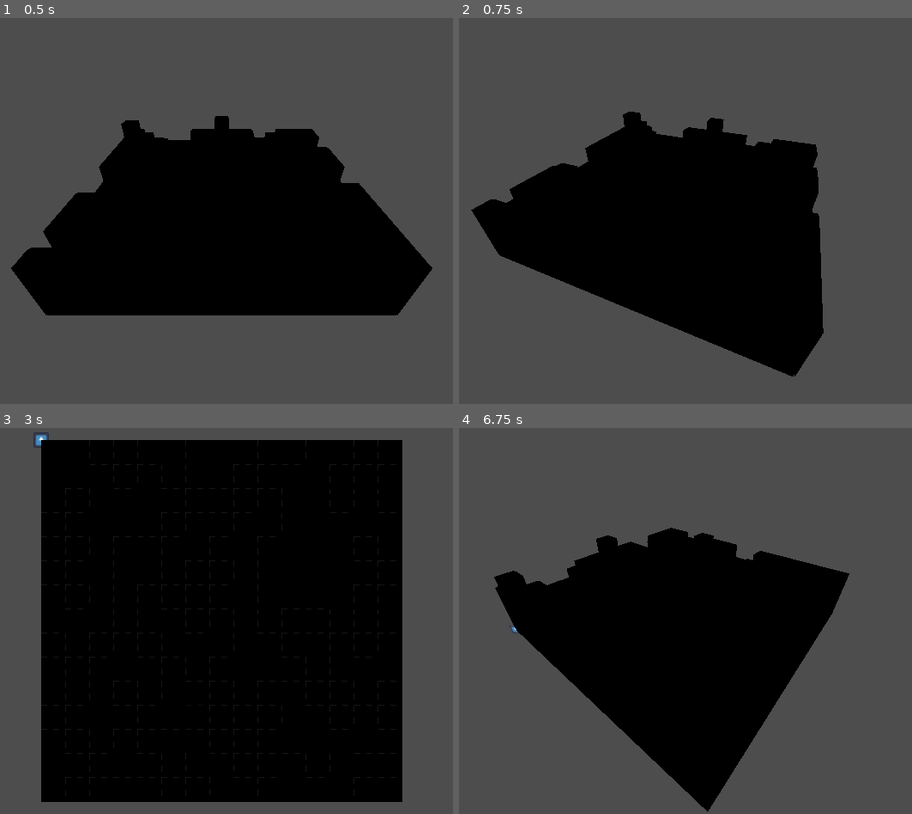
Above: before the commit, frames 1-4 (two rows, left to right).
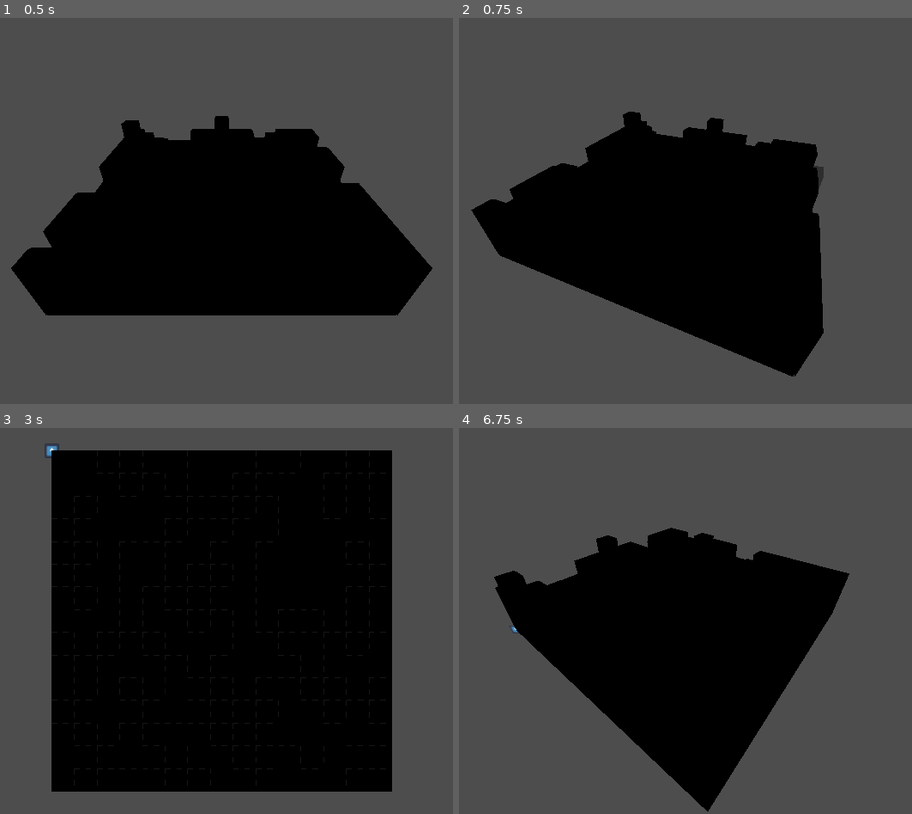
Above: after the commit, the same moments.

Repository: Nalooff/TSG
Game: Godot game, scene res://Scenes/world.tscn
Same seed, same stepped clock (60 frames per second), same inputs: the game is played once before the commit and once after it. The engine's default icon, where the game draws it, is replaced by a stand-in: a white triangle on a blue panel in a dark square.
Inputs (mouse positions are in pixels of both pictures, inside the frame that each line leads up to):
- Up to frame 1 (0.5 s): no input
- Up to frame 2 (0.75 s): tap Enter (change_view) at 0.5 s; move the mouse to (830, 191) at 0.52 s; hold Right (rotate_right) from 0.53 s (still down); hold Enter (change_view) from 0.53 s (still down)
- Up to frame 3 (3 s): move the mouse to (86, 640) at 1.27 s; release Right (rotate_right) at 1.28 s; release Enter (change_view) at 1.28 s; hold Left (rotate_left) 1.28-2.03 s; click (86, 640) at 1.35 s; move the mouse to (289, 536) at 2.02 s; hold Middle mouse button (rotate_cam) 2.03-2.78 s; hold Right (rotate_right) from 2.03 s (still down); tap Space at 2.75 s; move the mouse to (185, 698) at 2.77 s; tap Enter (change_view) at 2.85 s
- Up to frame 4 (6.75 s): tap Enter (change_view) at 3.5, 6.5 s; move the mouse to (884, 678) at 3.52 s; release Right (rotate_right) at 3.53 s; press the mouse at (884, 678) at 3.53 s; hold Left (rotate_left) 3.53-5.78 s; move the mouse to (477, 563) at 4.27 s; release the mouse at (477, 563) at 4.28 s; tap Middle mouse button (rotate_cam) at 4.35 s; move the mouse to (717, 621) at 5.02 s; hold Enter (change_view) 5.03-5.78 s; tap Space at 5.75 s; move the mouse to (576, 524) at 5.77 s; hold Right (rotate_right) from 5.78 s (still down); click (576, 524) at 5.85 s; move the mouse to (830, 601) at 6.52 s; hold Middle mouse button (rotate_cam) from 6.53 s (still down)

Frame 1 is identical in both runs. In frame 2, less than 0.1% of the frame differs, in the area x 78-81%, y 38-45%; in frame 3, 8.4%, in the area x 7-89%, y 1-97%; in frame 4, less than 0.1%.

Commit message:
better pading control for the cam

Diff:
--- a/Script/world.gd
+++ b/Script/world.gd
@@ -8,8 +8,15 @@
 @export var grid : Grid
 
 @export_group("Orthogonal Settings")
-## Extra space around the grid edges so it's not crammed against the screen boundaries.
+## Base uniform space around the grid edges so it's not crammed against the screen boundaries.
 @export var grid_padding : float = 2.0
+
+@export_subgroup("Extra 2D Grid Padding", "padding")
+## Additional padding added on top of the base grid_padding.
+@export var padding_up : float
+@export var padding_down : float
+@export var padding_left : float
+@export var padding_right : float
 
 var _cam3D_offset = Vector3(0.0, 20.0, 27.0)
 var _cam2D_offset = Vector3(0, 30, 0)
@@ -98,32 +105,47 @@
 	# 1. Force the camera to Orthogonal projection mode via code
 	cam3D_view2D.projection = Camera3D.PROJECTION_ORTHOGONAL
 
-	# 2. Automatically adjust the camera size to fit the grid bounding box
-	_fit_orthogonal_camera_to_grid()
-
 	# Position the camera directly above the center point
 	cam3D_view2D.global_position = target_center + _cam2D_offset
 
 	# Force the camera to point straight down at the center point
 	cam3D_view2D.look_at(target_center, Vector3.FORWARD)
 
+	# 2. Automatically adjust the camera size to fit the grid bounding box
+	_fit_orthogonal_camera_to_grid()
+
 func _fit_orthogonal_camera_to_grid() -> void:
 	if not grid:
 		return
 
-	# Calculate the absolute world size of your grid using your constants
-	var grid_width : float = grid.GRID_WIDTH * grid.CELL_SIZE
-	var grid_depth : float = grid.GRID_DEPTH * grid.CELL_SIZE
+	# Calculate the base absolute world size of your grid using your constants
+	var base_width : float = grid.GRID_WIDTH * grid.CELL_SIZE
+	var base_depth : float = grid.GRID_DEPTH * grid.CELL_SIZE
 
-	# Get the aspect ratio of the player's screen viewport
+	# Combine the uniform base grid_padding with your extra edge paddings
+	var total_left_padding : float = grid_padding + padding_left
+	var total_right_padding : float = grid_padding + padding_right
+	var total_up_padding : float = grid_padding + padding_up
+	var total_down_padding : float = grid_padding + padding_down
+
+	# Calculate total sizes incorporating all padding factors
+	var total_padded_width : float = base_width + total_left_padding + total_right_padding
+	var total_padded_depth : float = base_depth + total_up_padding + total_down_padding
+
+	# Get the aspect ratio of the player's screen viewport (width / height)
 	var aspect_ratio = get_viewport().get_visible_rect().size.aspect()
 
-	# Determine if the width or the depth dictates how zoomed out we need to be
-	var size_based_on_width = grid_width / aspect_ratio
-	var size_based_on_depth = grid_depth
+	# Determine vertical screen sizing metrics based on dimension restrictions
+	var size_based_on_width = total_padded_width / aspect_ratio
+	var size_based_on_depth = total_padded_depth
 
-	# Set the orthogonal camera size to the larger requirement, plus your inspector padding
-	cam3D_view2D.size = max(size_based_on_width, size_based_on_depth) + grid_padding
+	# Set the orthogonal camera size to the larger requirement
+	cam3D_view2D.size = max(size_based_on_width, size_based_on_depth)
+
+	# Calculate centering offset adjustments (only shifts if left/right or up/down are uneven)
+	var horizontal_offset = (total_right_padding - total_left_padding) * 0.5
+	var vertical_offset = (total_down_padding - total_up_padding) * 0.5
+	cam3D_view2D.global_position += Vector3(horizontal_offset, 0, vertical_offset)
 
 func _setup_perspective_camera(target_center: Vector3) -> void:
 	_update_perspective_position(target_center)
